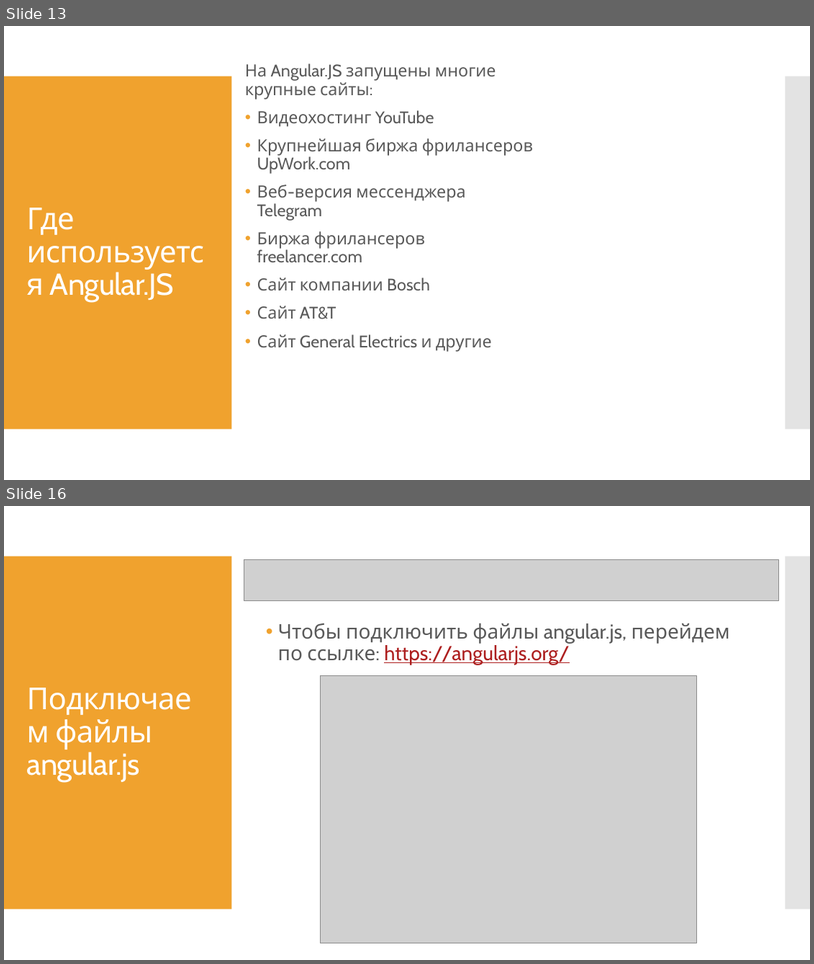
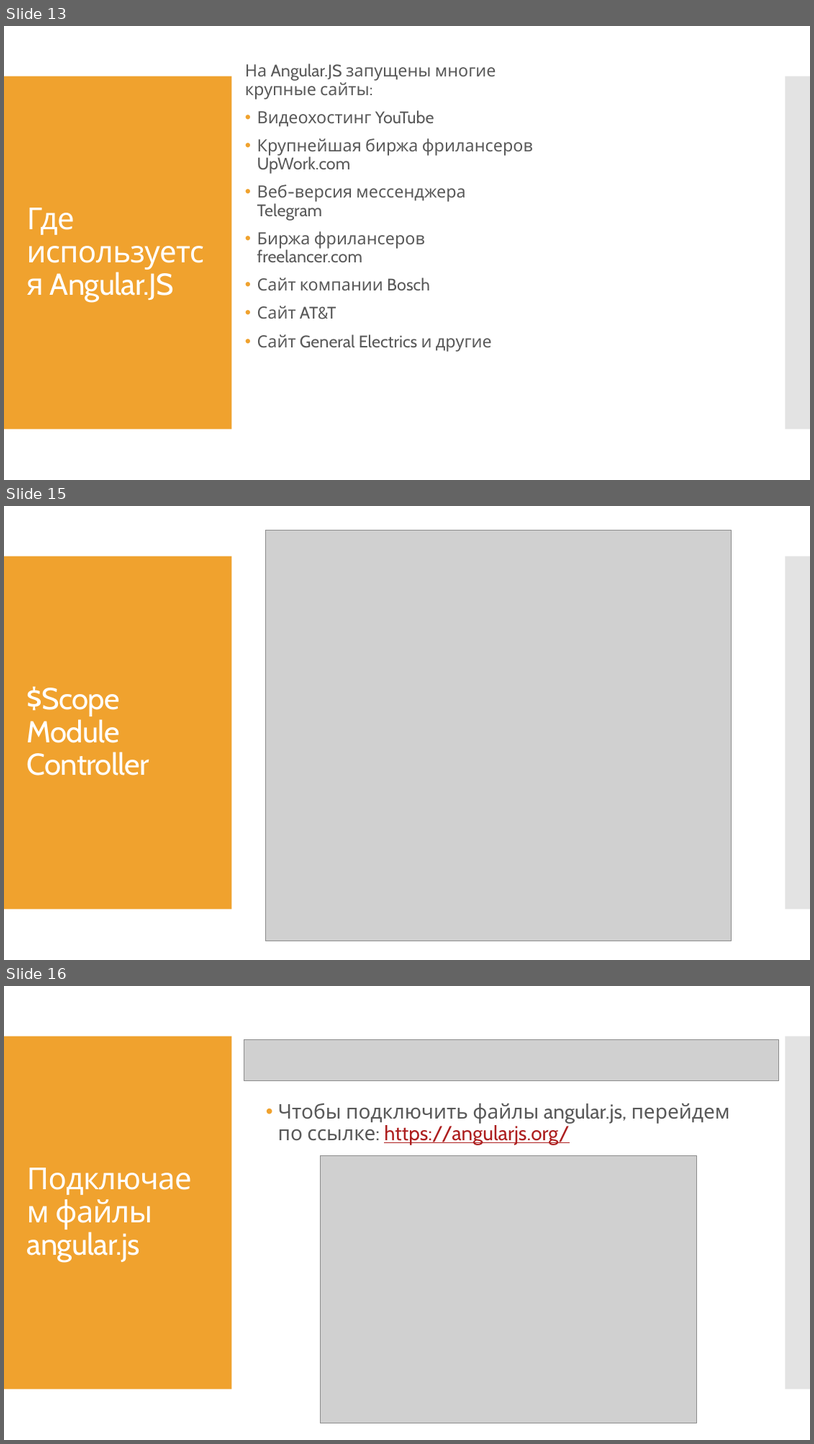
Before and after one commit to AlinaZhurba2000/DZ_Dmitrieva_and_Zhurba, a slide deck: презентация и файл/Сравнение js frameworks.pptx. Shown one above the other, each under a label of ours: slides 13 and 16 before the commit, slides 13, 15 and 16 after it; the slides between them are not shown. The pictures are 814x964 and 814x1444 pixels, drawn with LibreOffice and Linux fonts; fonts in the diff are those of the drawing; grey boxes stand for pictures. Boxes give left, top, right and bottom in pixels: in the first picture for what was removed or moved away, otherwise in the second. Text is boxed around its words. In the diff, an @@ line names an element or a change of style, - is before the commit and + after.

```diff
--- a/презентация и файл/Сравнение js frameworks.pptx
+++ b/презентация и файл/Сравнение js frameworks.pptx
@@ slide 15 added at [4,506,810,960], background #FFFFFF; not listed: 2 template elements that a slide beside it also shows @@
@@ picture added at [266,530,732,940] @@
@@ title added at [27,686,149,775], 36 pt, text #FFFFFF @@
+$Scope
+Module
+Controller
```
Also in this commit, not shown: 4 slides changed, 4 other slides added, 5 slides removed.
